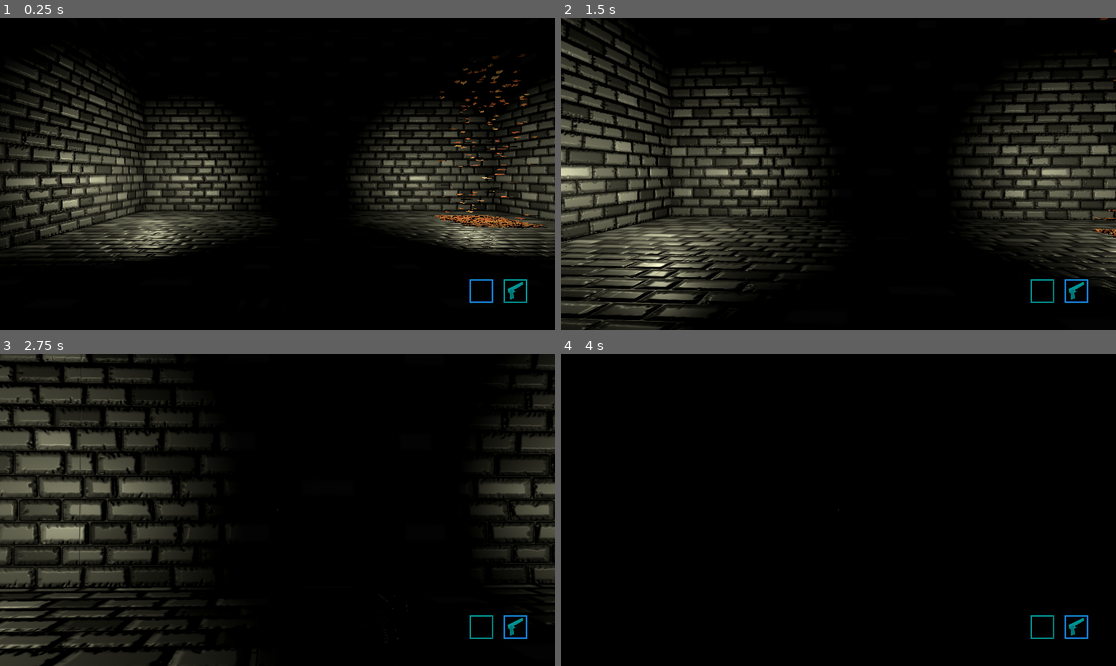
Above: before the commit, frames 1-4 (two rows, left to right).
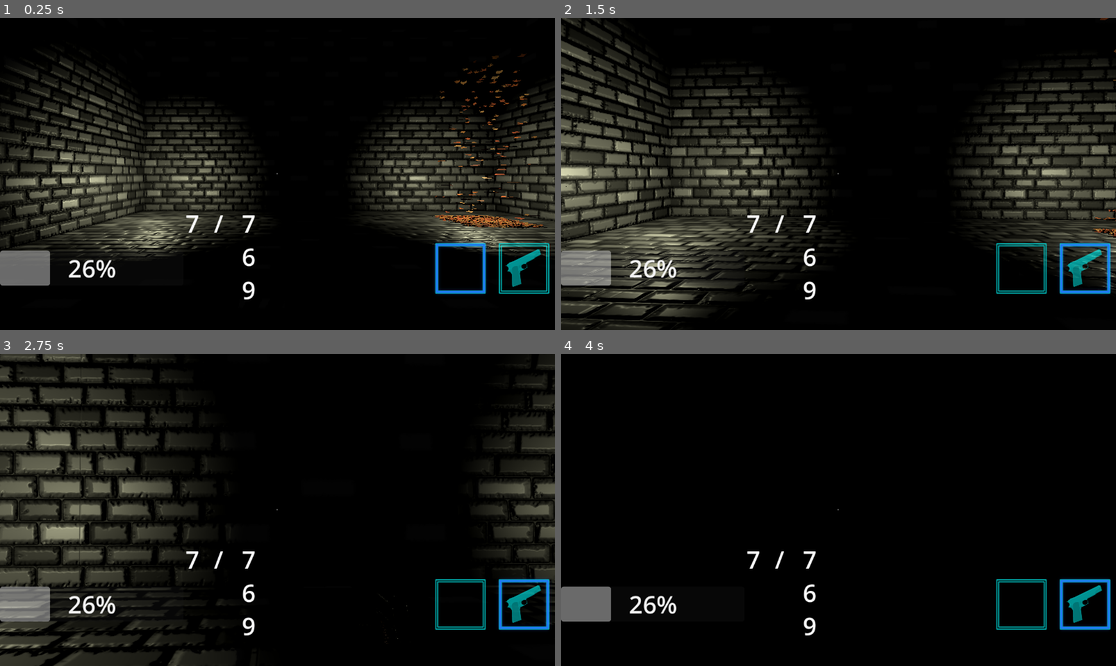
Above: after the commit, the same moments.

Repository: Norodix/SecretCaster
Game: Godot game, scene res://world.tscn
Two runs of this game, one before a commit and one after it. Both use one fixed random seed, a clock stepped at 60 frames per second and the inputs below. The engine's default icon, where the game draws it, is replaced by a stand-in: a white triangle on a blue panel in a dark square.
Inputs (mouse positions are in pixels of both pictures, inside the frame that each line leads up to):
- Up to frame 1 (0.25 s): no input
- Up to frame 2 (1.5 s): move the mouse to (866, 174) at 0.52 s; hold W (forwards) from 0.53 s (still down); right-click (866, 174) at 0.6 s; tap Space (jump) at 0.77, 0.8, 1.07, 1.35 s; move the mouse to (810, 174) at 1.27 s
- Up to frame 3 (2.75 s): keep holding W (forwards); tap Space (jump) at 1.52, 1.82, 2.3 s; right-click (249, 510) at 1.55 s; move the mouse to (288, 503) at 2.02 s; right-click (288, 503) at 2.1 s
- Up to frame 4 (4 s): keep holding W (forwards); move the mouse to (832, 516) at 2.77 s; click (832, 516) at 2.85 s; tap Space (jump) at 3.02, 3.32, 3.77, 3.8 s; right-click (832, 516) at 3.05 s; move the mouse to (877, 513) at 3.52 s; right-click (877, 513) at 3.6 s

The runs differ from the first frame. In frame 1, 2.8% of the frame differs, in the area x 0-99%, y 49-92%; in frame 2, 3.3%, in the area x 0-100%, y 49-92%; in frame 3, 2.8%; in frame 4, 2.9%.

Commit message:
Best HUD ever

Diff:
--- a/src/hud.gd
+++ b/src/hud.gd
@@ -28,9 +28,9 @@
 	for child in find_children("Selected_Tex"):
 		child.visible = false
 	if mode == ATTACK_MODE.PISTOL:
-		$Control/Spell_Frame_R/Selected_Tex.visible = true
+		$Control/AspectRatioContainer2/BoxContainer/Spell_Frame_R/Selected_Tex.visible = true
 	if mode == ATTACK_MODE.MAGIC:
-		$Control/Spell_Frame_L/Selected_Tex.visible = true
+		$Control/AspectRatioContainer2/BoxContainer/Spell_Frame_L/Selected_Tex.visible = true
 
 func damage():
 	$Control/Damage_fade.seek(0, true)
--- a/src/hud.tscn
+++ b/src/hud.tscn
@@ -22,7 +22,7 @@
 tracks/0/type = "value"
 tracks/0/imported = false
 tracks/0/enabled = true
-tracks/0/path = NodePath("ScreenSpace_Effects:modulate")
+tracks/0/path = NodePath("AspectRatioContainer/ScreenSpace_Effects:modulate")
 tracks/0/interp = 1
 tracks/0/loop_wrap = true
 tracks/0/keys = {
@@ -37,7 +37,7 @@
 tracks/0/type = "value"
 tracks/0/imported = false
 tracks/0/enabled = true
-tracks/0/path = NodePath("ScreenSpace_Effects:modulate")
+tracks/0/path = NodePath("AspectRatioContainer/ScreenSpace_Effects:modulate")
 tracks/0/interp = 1
 tracks/0/loop_wrap = true
 tracks/0/keys = {
@@ -59,7 +59,7 @@
 tracks/0/type = "value"
 tracks/0/imported = false
 tracks/0/enabled = true
-tracks/0/path = NodePath("ScreenSpace_Effects2:modulate")
+tracks/0/path = NodePath("AspectRatioContainer/ScreenSpace_Effects2:modulate")
 tracks/0/interp = 1
 tracks/0/loop_wrap = true
 tracks/0/keys = {
@@ -74,7 +74,7 @@
 tracks/0/type = "value"
 tracks/0/imported = false
 tracks/0/enabled = true
-tracks/0/path = NodePath("ScreenSpace_Effects2:modulate")
+tracks/0/path = NodePath("AspectRatioContainer/ScreenSpace_Effects2:modulate")
 tracks/0/interp = 1
 tracks/0/loop_wrap = true
 tracks/0/keys = {
@@ -100,67 +100,137 @@
 anchor_bottom = 1.0
 grow_horizontal = 2
 grow_vertical = 2
-
-[node name="Spell_Frame_R" type="PanelContainer" parent="Control"]
-self_modulate = Color(1, 1, 1, 0)
+size_flags_horizontal = 3
+size_flags_vertical = 3
+
+[node name="AspectRatioContainer" type="AspectRatioContainer" parent="Control"]
 layout_mode = 1
-anchors_preset = -1
-anchor_left = 0.929
-anchor_top = 0.875
-anchor_right = 0.929
-anchor_bottom = 0.875
-offset_left = -30.208
-offset_top = -30.0001
-offset_right = 29.792
-offset_bottom = 29.9999
+anchors_preset = 15
+anchor_right = 1.0
+anchor_bottom = 1.0
 grow_horizontal = 2
 grow_vertical = 2
 
-[node name="Frame_Tex" type="TextureRect" parent="Control/Spell_Frame_R"]
-self_modulate = Color(0, 1, 1, 0.627451)
-layout_mode = 2
-texture = ExtResource("1_tkq8k")
-expand_mode = 4
-stretch_mode = 4
-
-[node name="Pistol_Tex" type="TextureRect" parent="Control/Spell_Frame_R"]
-self_modulate = Color(0, 1, 1, 0.627451)
-layout_mode = 2
-texture = ExtResource("3_d7hq6")
-expand_mode = 4
-stretch_mode = 4
-
-[node name="Selected_Tex" type="TextureRect" parent="Control/Spell_Frame_R"]
-visible = false
-self_modulate = Color(0.141199, 0.456723, 1, 1)
-layout_mode = 2
-texture = ExtResource("1_e7vvy")
-expand_mode = 4
-stretch_mode = 4
-
-[node name="Spell_Frame_L" type="PanelContainer" parent="Control"]
-self_modulate = Color(1, 1, 1, 0)
+[node name="ScreenSpace_Effects" type="PanelContainer" parent="Control/AspectRatioContainer"]
+modulate = Color(1, 1, 1, 0)
+self_modulate = Color(1, 1, 1, 0)
+layout_mode = 2
+
+[node name="Fireball_Feedback" type="TextureRect" parent="Control/AspectRatioContainer/ScreenSpace_Effects"]
+visible = false
+self_modulate = Color(1, 1, 1, 0.235294)
+layout_mode = 2
+texture = ExtResource("6_866la")
+expand_mode = 4
+
+[node name="Lightning_Feedback" type="TextureRect" parent="Control/AspectRatioContainer/ScreenSpace_Effects"]
+visible = false
+self_modulate = Color(1, 1, 1, 0.235294)
+layout_mode = 2
+texture = ExtResource("9_10ud5")
+expand_mode = 4
+
+[node name="Wind_Feedback" type="TextureRect" parent="Control/AspectRatioContainer/ScreenSpace_Effects"]
+visible = false
+self_modulate = Color(1, 1, 1, 0.235294)
+layout_mode = 2
+texture = ExtResource("8_npk1c")
+expand_mode = 4
+
+[node name="Highjump_Feedback" type="TextureRect" parent="Control/AspectRatioContainer/ScreenSpace_Effects"]
+visible = false
+self_modulate = Color(1, 1, 1, 0.235294)
+layout_mode = 2
+texture = ExtResource("13_0c8d3")
+expand_mode = 4
+
+[node name="StickyLight_Feedback" type="TextureRect" parent="Control/AspectRatioContainer/ScreenSpace_Effects"]
+visible = false
+self_modulate = Color(1, 1, 1, 0.235294)
+layout_mode = 2
+texture = ExtResource("14_ujx24")
+expand_mode = 4
+
+[node name="ScreenSpace_Effects2" type="PanelContainer" parent="Control/AspectRatioContainer"]
+modulate = Color(1, 1, 1, 0)
+self_modulate = Color(1, 1, 1, 0)
+layout_mode = 2
+
+[node name="Damage_Feedback" type="TextureRect" parent="Control/AspectRatioContainer/ScreenSpace_Effects2"]
+visible = false
+layout_mode = 2
+texture = ExtResource("5_yt1fo")
+expand_mode = 4
+
+[node name="ColorRect" type="ColorRect" parent="Control/AspectRatioContainer"]
+custom_minimum_size = Vector2(3, 3)
+layout_mode = 2
+size_flags_horizontal = 4
+size_flags_vertical = 4
+color = Color(1, 1, 1, 0.313726)
+
+[node name="AspectRatioContainer2" type="AspectRatioContainer" parent="Control"]
 layout_mode = 1
-anchors_preset = -1
-anchor_left = 0.867
-anchor_top = 0.875
-anchor_right = 0.867
-anchor_bottom = 0.875
-offset_left = -29.7841
-offset_top = -30.0001
-offset_right = 30.2159
-offset_bottom = 29.9999
+anchors_preset = 15
+anchor_right = 1.0
+anchor_bottom = 1.0
 grow_horizontal = 2
 grow_vertical = 2
-
-[node name="Frame_Tex" type="TextureRect" parent="Control/Spell_Frame_L"]
+ratio = 1.7778
+
+[node name="BoxContainer" type="BoxContainer" parent="Control/AspectRatioContainer2"]
+custom_minimum_size = Vector2(300, 256)
+layout_mode = 2
+size_flags_vertical = 8
+alignment = 2
+
+[node name="ProgressBar" type="ProgressBar" parent="Control/AspectRatioContainer2/BoxContainer"]
+layout_mode = 2
+size_flags_horizontal = 3
+size_flags_vertical = 4
+size_flags_stretch_ratio = 7.0
+theme_override_font_sizes/font_size = 50
+value = 26.51
+
+[node name="Magazine" type="RichTextLabel" parent="Control/AspectRatioContainer2/BoxContainer"]
+layout_mode = 2
+size_flags_horizontal = 3
+theme_override_font_sizes/normal_font_size = 50
+text = "7"
+
+[node name="Slash" type="RichTextLabel" parent="Control/AspectRatioContainer2/BoxContainer"]
+layout_mode = 2
+size_flags_horizontal = 3
+theme_override_font_sizes/normal_font_size = 50
+text = "/"
+
+[node name="Ammo" type="RichTextLabel" parent="Control/AspectRatioContainer2/BoxContainer"]
+layout_mode = 2
+size_flags_horizontal = 3
+theme_override_font_sizes/normal_font_size = 50
+text = "769"
+
+[node name="PanelContainer" type="PanelContainer" parent="Control/AspectRatioContainer2/BoxContainer"]
+self_modulate = Color(1, 1, 1, 0)
+layout_mode = 2
+size_flags_horizontal = 3
+size_flags_stretch_ratio = 6.0
+
+[node name="Spell_Frame_L" type="PanelContainer" parent="Control/AspectRatioContainer2/BoxContainer"]
+self_modulate = Color(1, 1, 1, 0)
+custom_minimum_size = Vector2(128, 128)
+layout_mode = 2
+size_flags_horizontal = 10
+size_flags_vertical = 4
+
+[node name="Frame_Tex" type="TextureRect" parent="Control/AspectRatioContainer2/BoxContainer/Spell_Frame_L"]
 self_modulate = Color(0, 1, 1, 0.627451)
 layout_mode = 2
 texture = ExtResource("1_tkq8k")
 expand_mode = 4
 stretch_mode = 4
 
-[node name="Frame_Fireball_Tex" type="TextureRect" parent="Control/Spell_Frame_L"]
+[node name="Frame_Fireball_Tex" type="TextureRect" parent="Control/AspectRatioContainer2/BoxContainer/Spell_Frame_L"]
 visible = false
 self_modulate = Color(0, 1, 1, 0.627451)
 layout_mode = 2
@@ -168,7 +238,7 @@
 expand_mode = 4
 stretch_mode = 4
 
-[node name="Frame_Lightning_Tex" type="TextureRect" parent="Control/Spell_Frame_L"]
+[node name="Frame_Lightning_Tex" type="TextureRect" parent="Control/AspectRatioContainer2/BoxContainer/Spell_Frame_L"]
 visible = false
 self_modulate = Color(0, 1, 1, 0.627451)
 layout_mode = 2
@@ -176,7 +246,7 @@
 expand_mode = 4
 stretch_mode = 4
 
-[node name="Frame_Wind_Tex" type="TextureRect" parent="Control/Spell_Frame_L"]
+[node name="Frame_Wind_Tex" type="TextureRect" parent="Control/AspectRatioContainer2/BoxContainer/Spell_Frame_L"]
 visible = false
 self_modulate = Color(0, 1, 1, 0.627451)
 layout_mode = 2
@@ -184,7 +254,7 @@
 expand_mode = 4
 stretch_mode = 4
 
-[node name="Frame_Highjump_Tex" type="TextureRect" parent="Control/Spell_Frame_L"]
+[node name="Frame_Highjump_Tex" type="TextureRect" parent="Control/AspectRatioContainer2/BoxContainer/Spell_Frame_L"]
 visible = false
 self_modulate = Color(0, 1, 1, 0.627451)
 layout_mode = 2
@@ -192,7 +262,7 @@
 expand_mode = 4
 stretch_mode = 4
 
-[node name="Frame_StickyLight_Tex" type="TextureRect" parent="Control/Spell_Frame_L"]
+[node name="Frame_StickyLight_Tex" type="TextureRect" parent="Control/AspectRatioContainer2/BoxContainer/Spell_Frame_L"]
 visible = false
 self_modulate = Color(0, 1, 1, 0.627451)
 layout_mode = 2
@@ -200,7 +270,36 @@
 expand_mode = 4
 stretch_mode = 4
 
-[node name="Selected_Tex" type="TextureRect" parent="Control/Spell_Frame_L"]
+[node name="Selected_Tex" type="TextureRect" parent="Control/AspectRatioContainer2/BoxContainer/Spell_Frame_L"]
+self_modulate = Color(0.141199, 0.456723, 1, 1)
+layout_mode = 2
+texture = ExtResource("1_e7vvy")
+expand_mode = 4
+stretch_mode = 4
+
+[node name="Spell_Frame_R" type="PanelContainer" parent="Control/AspectRatioContainer2/BoxContainer"]
+self_modulate = Color(1, 1, 1, 0)
+custom_minimum_size = Vector2(128, 128)
+layout_mode = 2
+size_flags_horizontal = 10
+size_flags_vertical = 4
+
+[node name="Frame_Tex" type="TextureRect" parent="Control/AspectRatioContainer2/BoxContainer/Spell_Frame_R"]
+self_modulate = Color(0, 1, 1, 0.627451)
+layout_mode = 2
+texture = ExtResource("1_tkq8k")
+expand_mode = 4
+stretch_mode = 4
+
+[node name="Pistol_Tex" type="TextureRect" parent="Control/AspectRatioContainer2/BoxContainer/Spell_Frame_R"]
+self_modulate = Color(0, 1, 1, 0.627451)
+layout_mode = 2
+texture = ExtResource("3_d7hq6")
+expand_mode = 4
+stretch_mode = 4
+
+[node name="Selected_Tex" type="TextureRect" parent="Control/AspectRatioContainer2/BoxContainer/Spell_Frame_R"]
+visible = false
 self_modulate = Color(0.141199, 0.456723, 1, 1)
 layout_mode = 2
 texture = ExtResource("1_e7vvy")
@@ -212,88 +311,7 @@
 "": SubResource("AnimationLibrary_mlxnd")
 }
 
-[node name="ScreenSpace_Effects" type="PanelContainer" parent="Control"]
-modulate = Color(1, 1, 1, 0)
-self_modulate = Color(1, 1, 1, 0)
-layout_mode = 1
-anchors_preset = 13
-anchor_left = 0.5
-anchor_right = 0.5
-anchor_bottom = 1.0
-offset_left = -324.0
-offset_right = 324.0
-grow_horizontal = 2
-grow_vertical = 2
-
-[node name="Fireball_Feedback" type="TextureRect" parent="Control/ScreenSpace_Effects"]
-visible = false
-self_modulate = Color(1, 1, 1, 0.235294)
-layout_mode = 2
-texture = ExtResource("6_866la")
-expand_mode = 4
-
-[node name="Lightning_Feedback" type="TextureRect" parent="Control/ScreenSpace_Effects"]
-visible = false
-self_modulate = Color(1, 1, 1, 0.235294)
-layout_mode = 2
-texture = ExtResource("9_10ud5")
-expand_mode = 4
-
-[node name="Wind_Feedback" type="TextureRect" parent="Control/ScreenSpace_Effects"]
-visible = false
-self_modulate = Color(1, 1, 1, 0.235294)
-layout_mode = 2
-texture = ExtResource("8_npk1c")
-expand_mode = 4
-
-[node name="Highjump_Feedback" type="TextureRect" parent="Control/ScreenSpace_Effects"]
-visible = false
-self_modulate = Color(1, 1, 1, 0.235294)
-layout_mode = 2
-texture = ExtResource("13_0c8d3")
-expand_mode = 4
-
-[node name="StickyLight_Feedback" type="TextureRect" parent="Control/ScreenSpace_Effects"]
-visible = false
-self_modulate = Color(1, 1, 1, 0.235294)
-layout_mode = 2
-texture = ExtResource("14_ujx24")
-expand_mode = 4
-
 [node name="Damage_fade" type="AnimationPlayer" parent="Control"]
 libraries = {
 "": SubResource("AnimationLibrary_s0y6u")
 }
-
-[node name="ScreenSpace_Effects2" type="PanelContainer" parent="Control"]
-modulate = Color(1, 1, 1, 0)
-self_modulate = Color(1, 1, 1, 0)
-layout_mode = 1
-anchors_preset = 13
-anchor_left = 0.5
-anchor_right = 0.5
-anchor_bottom = 1.0
-offset_left = -324.0
-offset_right = 324.0
-grow_horizontal = 2
-grow_vertical = 2
-
-[node name="Damage_Feedback" type="TextureRect" parent="Control/ScreenSpace_Effects2"]
-layout_mode = 2
-texture = ExtResource("5_yt1fo")
-expand_mode = 4
-
-[node name="ColorRect" type="ColorRect" parent="Control"]
-layout_mode = 1
-anchors_preset = 8
-anchor_left = 0.5
-anchor_top = 0.5
-anchor_right = 0.5
-anchor_bottom = 0.5
-offset_left = -1.0
-offset_top = -1.0
-offset_right = 1.0
-offset_bottom = 1.0
-grow_horizontal = 2
-grow_vertical = 2
-color = Color(1, 1, 1, 0.313726)
